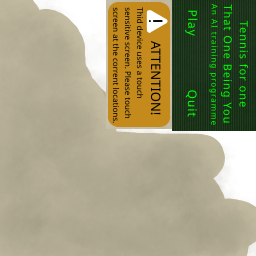
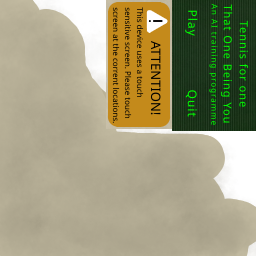
The second 256×256 image is a revision of the first. Changes to its layers:
painted on "scanlines" over [136,19,144,98]
painted on "greenbase" over [136,19,144,98]
painted on "computercase" over [136,19,144,98]
